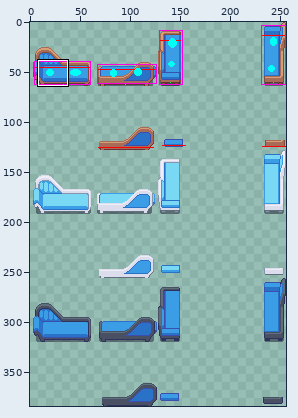
Pixel-art file -- object-upload-tool/objects/Seating/Couch/Chaise/Chaise.aseprite. The picture above shows the old version from afar; the outline marks the close-up.
Close-up. Old version:
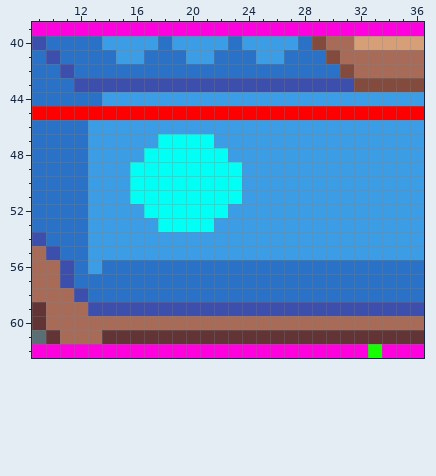
256x384 pixels, 1 frame. Shown: x 9..36, y 39..62.
After:
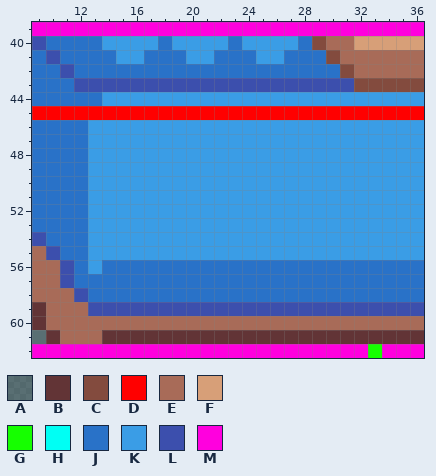
Palette (. is transparent): A #1c203280  B #623436  C #834b3e  D #ff0000  E #a86b58  F #d79f78  G #16ff00  H #00fff4  J #2972c8  K #3a9de6  L #3c4fad  M #ff00de
Log entry: Remove a sittable region for test
What changed:
Changed rows in their new state; - is an unchanged pixel.
Layer "Sittable":
first column x 16:
47 --KKKK--
48 -KKKKKK-
49 KKKKKKKK
50 KKKKKKKK
51 KKKKKKKK
52 -KKKKKK-
53 --KKKK--
Where, in picture pixels (left, top, right, bottom), the same in both close-ups:
changed: (130, 134, 242, 232)
